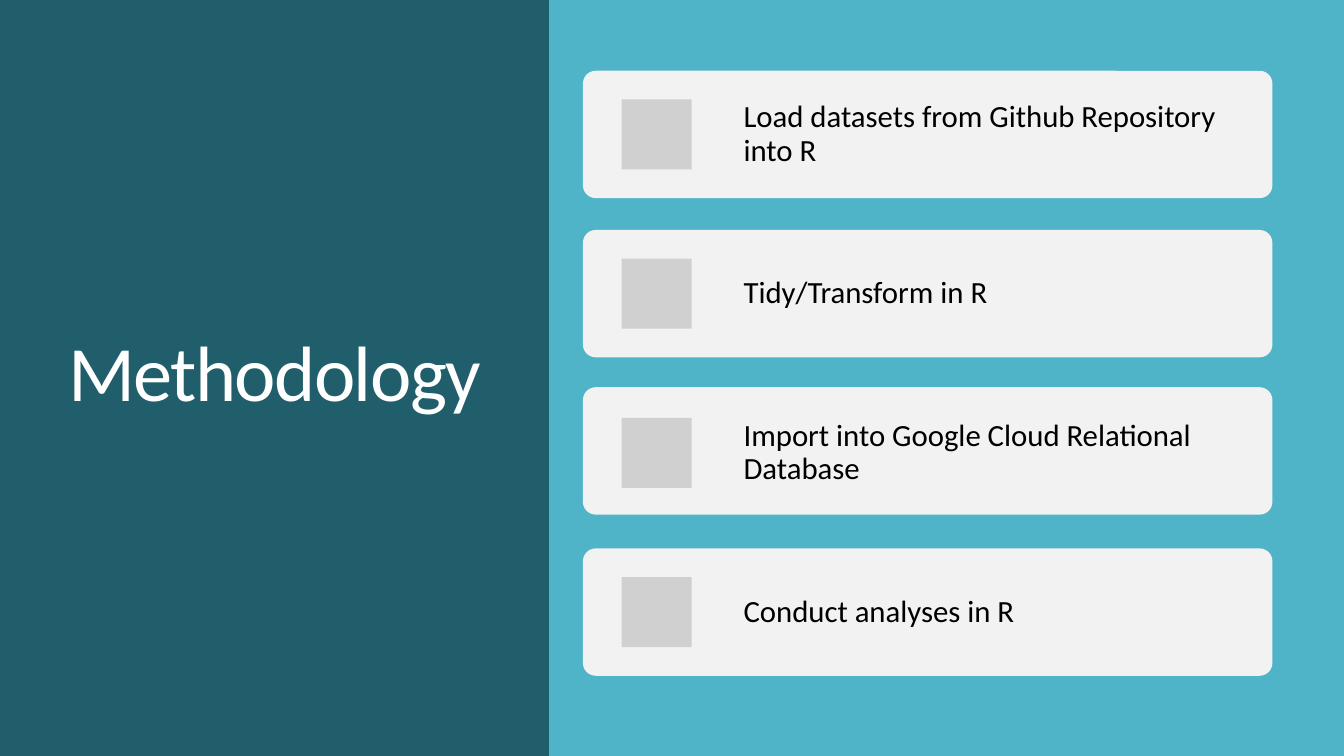
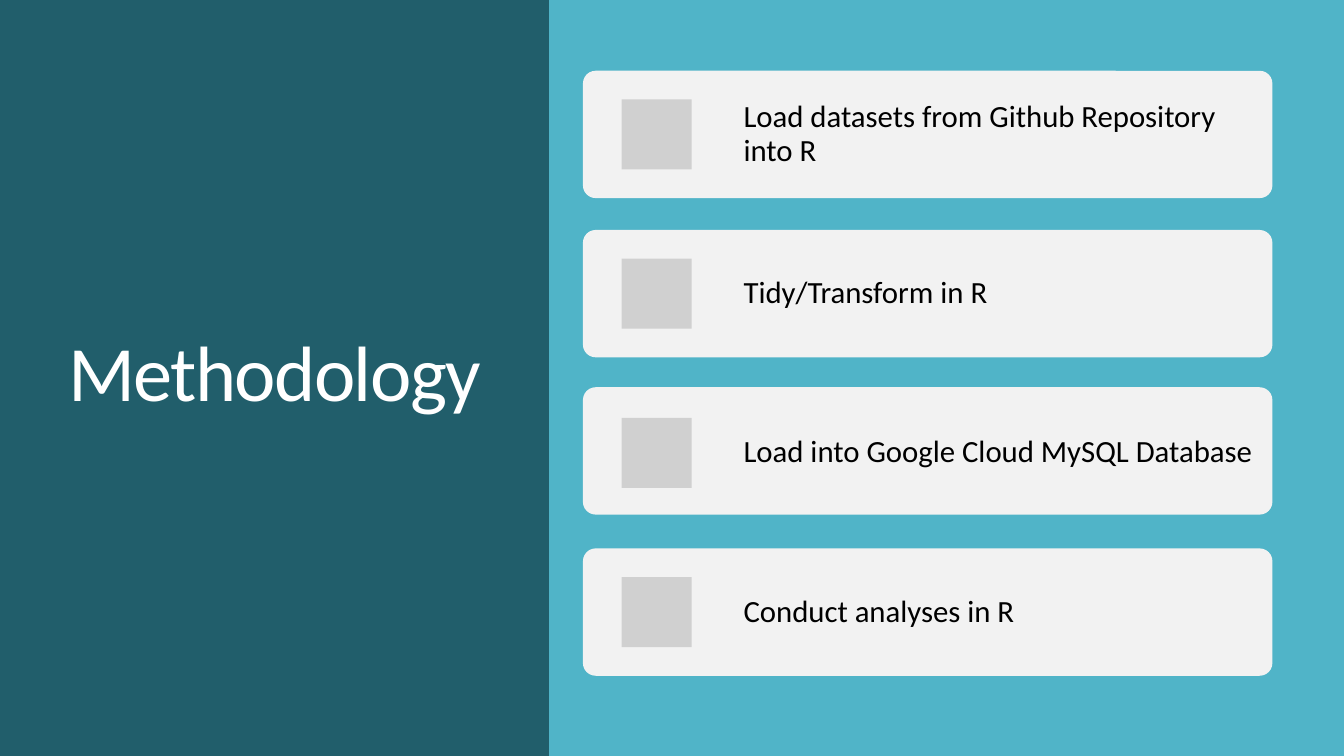
Before and after one commit to JAbinette/CUNY-607-Project-3-Data-Science-Skills, a slide deck: slide 4 of 00 - Presentation - What Data Science skills are most valued.pptx. Drawn at 1344x756 pixels with LibreOffice and Linux fonts; fonts in the diff are those of the drawing; grey boxes stand for pictures. Boxes give left, top, right and bottom in pixels: in the first picture for what was removed or moved away, otherwise in the second. Text is boxed around its words. In the diff, an @@ line names an element or a change of style, - is before the commit and + after.

```diff
--- a/00 - Presentation - What Data Science skills are most valued.pptx
+++ b/00 - Presentation - What Data Science skills are most valued.pptx
@@ text at <box>744,440,1252,468</box>: text changed @@
-Import into Google Cloud Relational Database
+Load into Google Cloud MySQL Database
```
Also in this commit, not shown: 1 other slide changed, 5 slides added.
